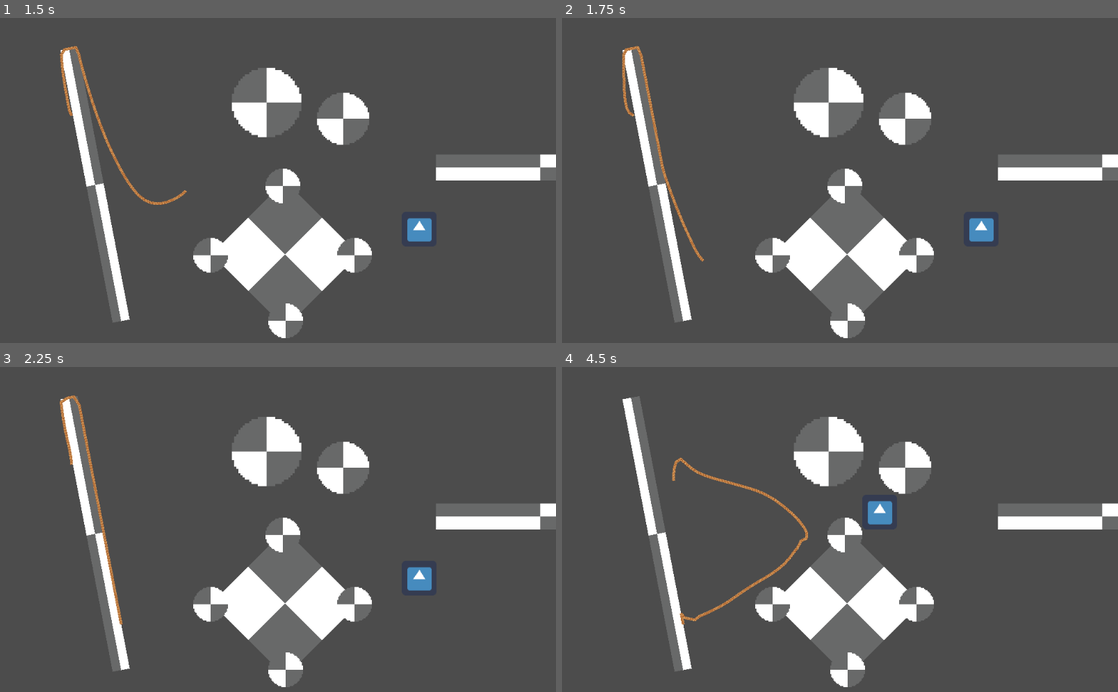
Above: before the commit, frames 1-4 (two rows, left to right).
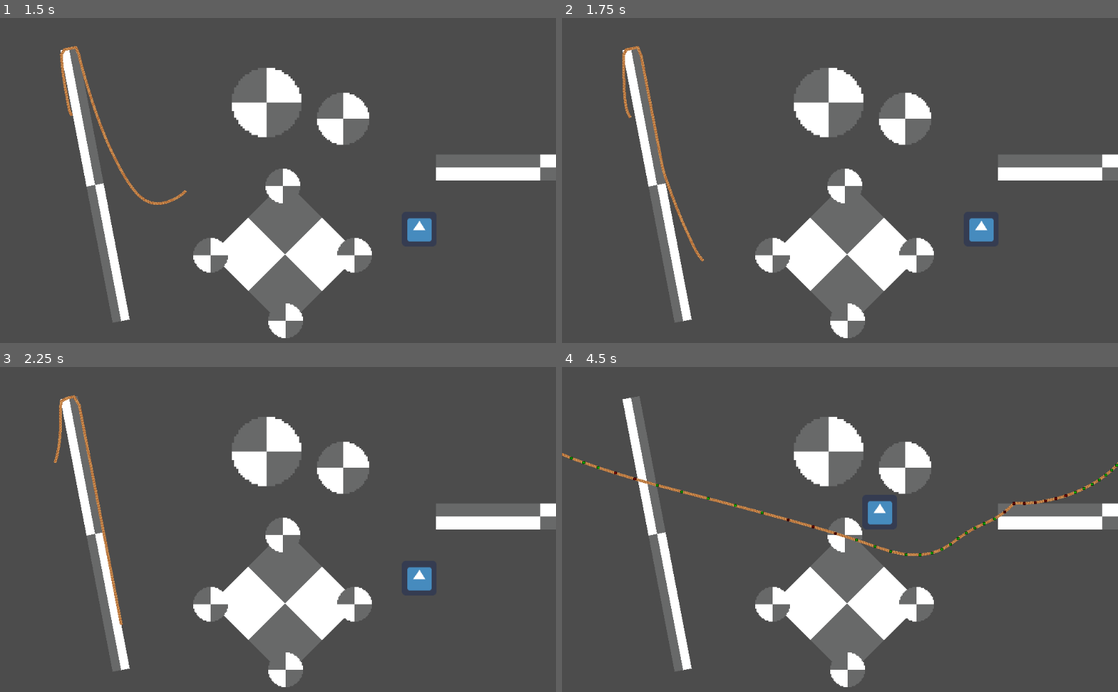
Above: after the commit, the same moments.

Repository: beanmoro/godot_rope
Game: Godot game, scene res://assets/scenes/Main.tscn
Two runs of this game, one before a commit and one after it. Both use one fixed random seed, a clock stepped at 60 frames per second and the inputs below. The engine's default icon, where the game draws it, is replaced by a stand-in: a white triangle on a blue panel in a dark square.
Inputs (mouse positions are in pixels of both pictures, inside the frame that each line leads up to):
- Up to frame 1 (1.5 s): move the mouse to (400, 164) at 0.52 s; tap 4 (UnpinAll, bound only after the commit) at 0.6 s; move the mouse to (166, 196) at 1.27 s; tap 1 (PinFirst) at 1.35 s
- Up to frame 2 (1.75 s): tap 4 (UnpinAll, bound only after the commit) at 1.55 s
- Up to frame 3 (2.25 s): move the mouse to (333, 458) at 2.02 s; tap 2 (PinLast) at 2.1 s
- Up to frame 4 (4.5 s): tap 4 (UnpinAll, bound only after the commit) at 2.3, 3.05, 3.8 s; move the mouse to (812, 594) at 2.77 s; tap 3 (PinRand) at 2.85 s; move the mouse to (1006, 578) at 3.52 s; press the mouse at (1006, 578) at 3.53 s; tap D (debug_mode) at 4.15 s; move the mouse to (673, 480) at 4.27 s; release the mouse at (673, 480) at 4.28 s; tap Middle mouse button (middle_click) at 4.35 s

Frame 1 is identical in both runs. In frame 2, 0.1% of the frame differs, in the area x 10-26%, y 8-75%; in frame 3, 0.4%; in frame 4, 1.6%, in the area x 0-100%, y 26-80%.

Commit message:
Cleaned Scripts Commit

Diff:
--- a/assets/objects/CircleSolid.tscn
+++ b/assets/objects/CircleSolid.tscn
@@ -1,6 +1,7 @@
 [gd_scene load_steps=3 format=2]
 
-[ext_resource path="res://assets/circle_prot.png" type="Texture" id=1]
+[ext_resource path="res://assets/sprites/circle_prot.png" type="Texture" id=1]
+
 
 [sub_resource type="CircleShape2D" id=1]
 radius = 15.8676
--- a/assets/objects/Rope.tscn
+++ b/assets/objects/Rope.tscn
@@ -1,7 +1,7 @@
 [gd_scene load_steps=3 format=2]
 
 [ext_resource path="res://assets/scripts/Rope.gd" type="Script" id=1]
-[ext_resource path="res://assets/rope.png" type="Texture" id=2]
+[ext_resource path="res://assets/sprites/rope.png" type="Texture" id=2]
 
 [node name="Rope" type="Node2D"]
 script = ExtResource( 1 )
--- a/assets/objects/Wall.tscn
+++ b/assets/objects/Wall.tscn
@@ -1,6 +1,7 @@
 [gd_scene load_steps=3 format=2]
 
-[ext_resource path="res://assets/wall_prot.png" type="Texture" id=1]
+[ext_resource path="res://assets/sprites/wall_prot.png" type="Texture" id=1]
+
 
 [sub_resource type="RectangleShape2D" id=1]
 extents = Vector2( 32, 32 )
--- a/assets/scenes/Main.tscn
+++ b/assets/scenes/Main.tscn
@@ -57,7 +57,7 @@
 rope_nodes = 50
 constrain = 10.0
 iterations = 2
-rope_width = 5
+rope_width = 5.0
 collision_radius = 16.0
 friction = 0.98
 
--- a/assets/scripts/MovingBox.gd
+++ b/assets/scripts/MovingBox.gd
@@ -11,4 +11,4 @@
 	if Input.is_action_pressed("middle_click"):
 		motion = get_viewport().get_mouse_position() - global_position
 
-	move_and_slide(motion * 10)
+	motion = move_and_slide(motion * 10)
--- a/assets/scripts/Rope.gd
+++ b/assets/scripts/Rope.gd
@@ -1,26 +1,22 @@
 extends Node2D
 
+#Rope Node Vars
+var ropes = []
 export var rope_nodes : int = 100
 export var constrain : float = 10.0
 export var iterations : int = 5
+var rope_node = preload("res://assets/objects/RopeNode.tscn")
 
-#Line Properties
-export var rope_width = 2
+#Rope Line Vars
+export var rope_width : float = 2
 export var rope_color : Color = Color.white
 export var collision_radius : float = 8
 
-export var start_pin = true
-export var end_pin = false
-
-
-
+#Rope Physics Vars
 export var friction : float = 0.98
 var gravity = Vector2(0, 9.8)
-var ropes = []
 
-var rope_node = preload("res://assets/objects/RopeNode.tscn")
-
-func _ready():
+func _ready() -> void:
 	$Line2D.width = rope_width
 	$Line2D.default_color = rope_color
 
@@ -33,7 +29,7 @@
 		ropes.append(node)
 
 
-func _process(_delta):
+func _process(_delta) -> void:
 	if Input.is_action_just_pressed("PinFirst"):
 		ropes[0].pinned = !ropes[0].pinned
 	if Input.is_action_just_pressed("PinLast"):
@@ -41,7 +37,10 @@
 	if Input.is_action_just_pressed("PinRand"):
 		var index = rand_range(1, ropes.size()-2)
 		ropes[index].pinned = !ropes[index].pinned
-
+	if Input.is_action_just_pressed("UnpinAll"):
+		for i in range(ropes.size()):
+			if ropes[i].pinned:
+				ropes[i].pinned = false
 
 	var line_segments : PoolVector2Array = []
 	for rope in ropes:
@@ -49,14 +48,14 @@
 	$Line2D.points = line_segments
 
 
-func _physics_process(delta):
+func _physics_process(delta) -> void:
 
 	update_nodes(delta)
 	for _i in range(iterations):
 		update_distance()
 		detect_collisions()
 
-func detect_collisions():
+func detect_collisions() -> void:
 
 	for i in range(ropes.size()):
 
@@ -67,7 +66,6 @@
 				var coll_info = coll_data[j]
 				var collider = coll_info.get("collider")
 				var coll_type = collider.get_node("CollisionShape2D").shape
-
 
 				if coll_type is CircleShape2D:
 
@@ -107,9 +105,7 @@
 					var hitPos = to_local(collider.to_global(local_pos))
 					ropes[i].position = hitPos
 
-
-
-func update_nodes(delta):
+func update_nodes(delta) -> void:
 	for i in range(ropes.size()):
 		if  !ropes[i].pinned:
 			var motion = (ropes[i].position - ropes[i].old_position) * friction
@@ -117,16 +113,13 @@
 			ropes[i].position +=  motion + (gravity * delta)
 
 
-func update_distance():
+func update_distance() -> void:
 	for i in range(ropes.size()-1):
-
 
 		if Input.is_action_pressed("left_click"):
 			ropes[0].position  =  get_viewport().get_mouse_position()
 		if Input.is_action_pressed("right_click"):
 			ropes[ropes.size()-1].position =  get_viewport().get_mouse_position()
-
-
 
 		var diff_vec = ropes[i].position - ropes[i+1].position
 		var dist = ropes[i].position.distance_to(ropes[i+1].position)
@@ -153,27 +146,8 @@
 				ropes[i].position += motion * (difference/2)
 				ropes[i+1].position -= motion * (difference/2)
 
-
-
 #		var distance = ropes[i].position.distance_to(ropes[i+1].position)
 #		var difference = constrain - distance
 #		var percent = difference / distance
 #		var motion = ropes[i+1].position - ropes[i].position
 #
-#
-#		if i == 0:
-#			if start_pin:
-#				ropes[i+1].position += motion * percent
-#			else:
-#				ropes[i].position -= motion * (percent/2)
-#				ropes[i+1].position += motion * (percent/2)
-#		elif i == ropes.size()-1:
-#			pass
-#		else:
-#			if (i+1 == ropes.size()-1 && end_pin):
-#				ropes[i].position -= motion * percent
-#			#elif ropes[i].colliding:
-#			#	ropes[i+1].position += motion * percent
-#			else:
-#				ropes[i].position -= motion * (percent/2)
-#				ropes[i+1].position += motion * (percent/2)
--- a/assets/scripts/RopeNode.gd
+++ b/assets/scripts/RopeNode.gd
@@ -14,13 +14,16 @@
 
 func _process(_delta):
 
-	if Input.is_action_pressed("debug_mode"):
+	if Input.is_action_just_pressed("debug_mode"):
 		debug = !debug
 		$Sprite.visible = debug
+		$Sprite.scale = Vector2((collision_rad/2) / 100, (collision_rad/2) / 100)
 
 	if debug :
 		if $Sprite.visible:
-			if colliding :
+			if pinned:
+				$Sprite.modulate = Color.blue
+			elif colliding :
 				$Sprite.modulate = Color.red
 			else:
 				$Sprite.modulate = Color.green
@@ -40,7 +43,6 @@
 					last_collide = collision
 					colliding = true
 
-
 func _on_CircleColl_body_exited(body):
 	if colliding and last_collide.get("collider") == body:
 		colliding = false
--- a/project.godot
+++ b/project.godot
@@ -56,6 +56,11 @@
 "events": [ Object(InputEventKey,"resource_local_to_scene":false,"resource_name":"","device":0,"alt":false,"shift":false,"control":false,"meta":false,"command":false,"pressed":false,"scancode":68,"unicode":0,"echo":false,"script":null)
  ]
 }
+UnpinAll={
+"deadzone": 0.5,
+"events": [ Object(InputEventKey,"resource_local_to_scene":false,"resource_name":"","device":0,"alt":false,"shift":false,"control":false,"meta":false,"command":false,"pressed":false,"scancode":52,"unicode":0,"echo":false,"script":null)
+ ]
+}
 
 [rendering]
 
Renamed: assets/circle_prot.png -> assets/sprites/circle_prot.png
Not shown, changed: assets/sprites/circle_prot.png.import
Renamed: assets/rope.png -> assets/sprites/rope.png
Not shown, changed: assets/sprites/rope.png.import
Renamed: assets/vine.png -> assets/sprites/vine.png
Not shown, changed: assets/sprites/vine.png.import
Renamed: assets/wall_prot.png -> assets/sprites/wall_prot.png
Not shown, changed: assets/sprites/wall_prot.png.import
